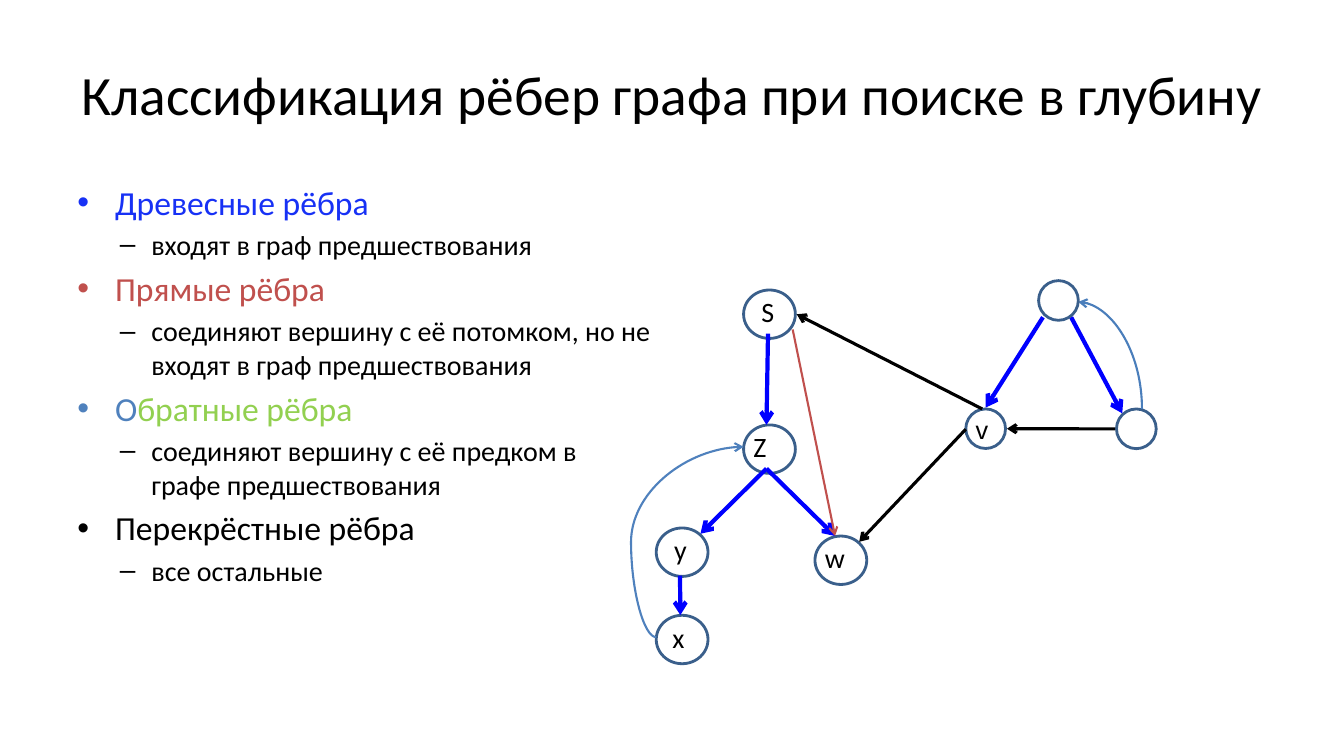
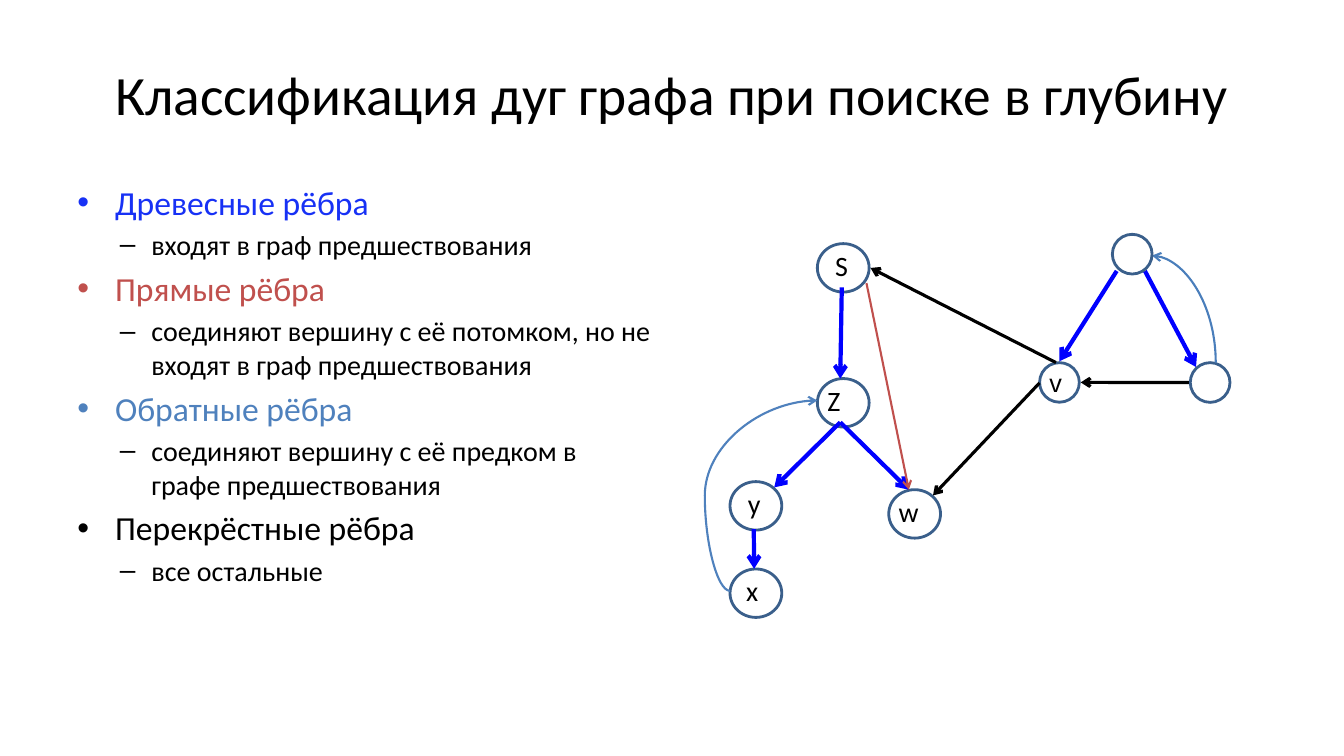
Before and after one commit to Evgueni-Petrov-aka-espetrov/Algorithms-and-Programming-in-C-pptx, a slide deck: slide 7 of 16 Обходы и каркасы графа.pptx (slide 10 before the commit). Drawn at 1344x756 pixels with LibreOffice and Linux fonts; fonts in the diff are those of the drawing. Boxes give left, top, right and bottom in pixels: in the first picture for what was removed or moved away, otherwise in the second. Text is boxed around its words. In the diff, an @@ line names an element or a change of style, - is before the commit and + after.

```diff
--- a/16 Обходы и каркасы графа.pptx
+++ b/16 Обходы и каркасы графа.pptx
@@ title at (115, 77, 1227, 124): text changed @@
-Классификация рёбер графа при поиске в глубину
+Классификация дуг графа при поиске в глубину
@@ 10 arrows, 8 ellipses, 6 texts, 2 curved arrows: place and size @@
-10 arrows, 8 ellipses, 6 texts, 2 curved arrows at (631, 280, 1156, 663)
+10 arrows, 8 ellipses, 6 texts, 2 curved arrows at (705, 234, 1230, 617)
@@ text at (115, 398, 352, 427): text colour #92D050 to #4F81BD in "Обратные рёбра" @@
```
Also in this commit, not shown: 17 other slides changed, 12 slides added, 33 slides removed.
